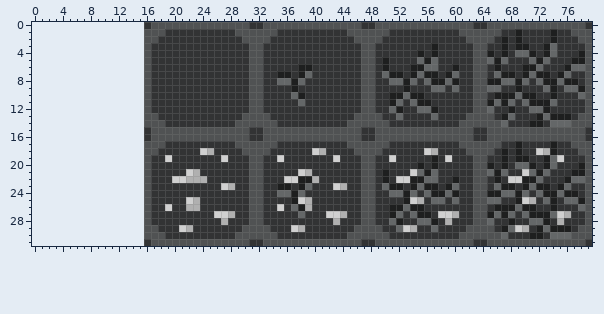
Sprite sheet, stored at art/tilesets/stone_ore.png. The picture above was drawn from the file before the commit.
The file is 64x32 pixels. The old version is drawn lined up with the new one, on the new canvas.
After the commit:
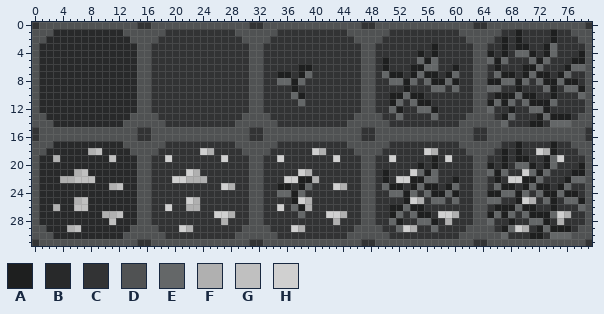
Palette (. is transparent): A #1e1f1f  B #28292a  C #323334  D #505253  E #646768  F #b0b0b0  G #c0c0c0  H #d0d0d0
Difference:
canvas 64x32 -> 80x32, the old top-left corner now at 16,0
y 0: x 0..15 ................ -> CDDDDDDDDDDDDDDC
y 1: x 0..15 ................ -> DDDBBBBBBBBBBDDD
y 2: x 0..15 ................ -> DDBBBBBBBBBBBBDD
y 3..12: x 0..15 ................ -> DBBBBBBBBBBBBBBD
y 13: x 0..15 ................ -> DDBBBBBBBBBBBBDD
y 14: x 0..15 ................ -> DDDBBBBBBBBBBDDD
y 15..16: x 0..15 ................ -> CDDDDDDDDDDDDDDC
y 17: x 0..15 ................ -> DDDBBBBBBBBBBDDD
y 18: x 0..15 ................ -> DDBBBBBBFGBBBBDD
y 19: x 0..15 ................ -> DBBFBBBBBBBGBBBD
y 20: x 0..15 ................ -> DBBBBBBBBBBBBBBD
y 21: x 0..15 ................ -> DBBBBBFGBBBBBBBD
y 22: x 0..15 ................ -> DBBBFFGGGBBBBBBD
y 23: x 0..15 ................ -> DBBBBBBBBBBFGBBD
y 24: x 0..15 ................ -> DBBBBBBBBBBBBBBD
y 25: x 0..15 ................ -> DBBBBBFGBBBBBBBD
y 26: x 0..15 ................ -> DBBFBBGGBBBBBBBD
y 27: x 0..15 ................ -> DBBBBBBBBBFFGBBD
y 28: x 0..15 ................ -> DBBBBBBBBBBGBBBD
y 29: x 0..15 ................ -> DDBBBFGBBBBBBBDD
y 30: x 0..15 ................ -> DDDBBBBBBBBBBDDD
y 31: x 0..15 ................ -> CDDDDDDDDDDDDDDC
